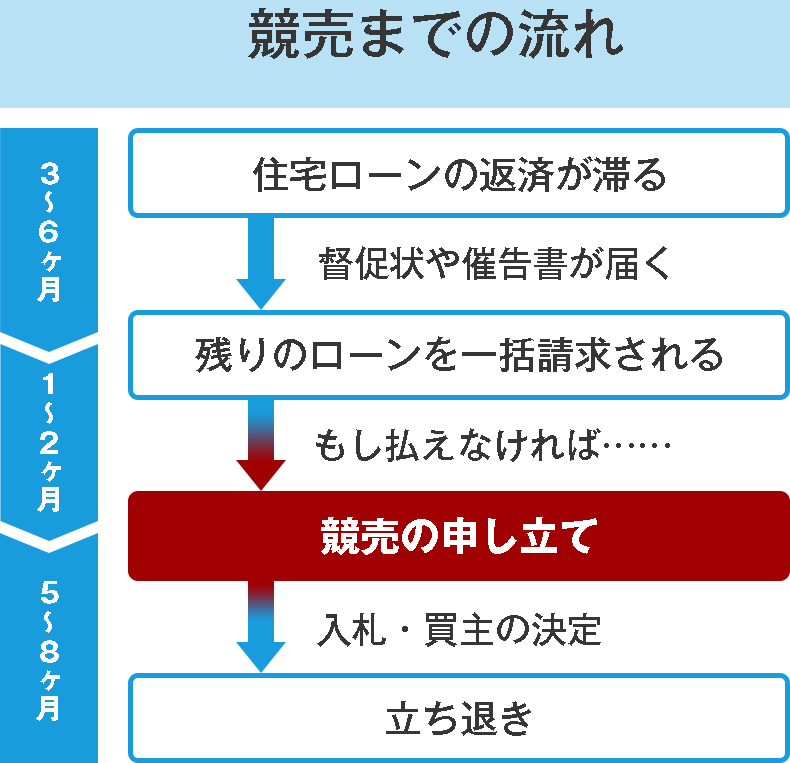
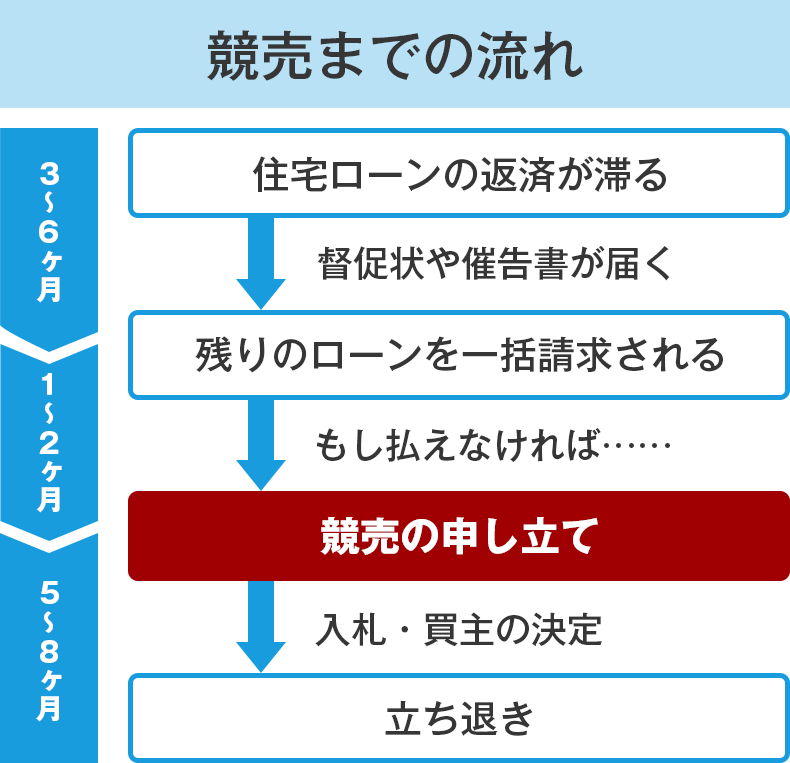
Layers edited between the first and the second 790 × 763 image:
painted on "競売までの流れ" over [207, 8, 623, 81]
painted on "3" over [40, 162, 59, 185]
painted on "〜" (1st of 3, in "3〜6ヶ月") over [45, 191, 53, 213]
painted on "6" over [39, 220, 58, 243]
painted on "ヶ月" (1st of 3, in "3〜6ヶ月") over [36, 250, 62, 303]
painted on "3〜6ヶ月" (2nd of 4, in "3〜6ヶ月") over [0, 325, 49, 352]
painted on "住宅ローンの返済が滞る" (2nd of 2, in "住宅ローンの返済が滞る") over [252, 156, 666, 193]
painted on "督促状や催告書が届く" over [317, 246, 670, 281]
painted on "１" over [42, 373, 53, 395]
painted on "〜" (2nd of 3, in "1〜2ヶ月") over [45, 402, 53, 424]
painted on "２" over [39, 431, 59, 454]
painted on "ヶ月" (2nd of 3, in "1〜2ヶ月") over [36, 460, 62, 513]
painted on "残りのローンを一括請求される" (2nd of 2, in "残りのローンを一括請求される") over [195, 336, 723, 373]
painted on "もし払えなければ……" over [316, 428, 670, 462]
painted on "5" over [40, 581, 59, 604]
renamed "〜 のコピー" to "〜", painted on it over [44, 611, 53, 633]
painted on "8" over [40, 640, 59, 663]
renamed "ヶ月 のコピー" to "ヶ月", painted on it over [36, 669, 62, 722]
painted on "競売の申し立て" (2nd of 2, in "競売の申し立て") over [320, 517, 598, 555]
painted on "入札・買主の決定" over [315, 612, 602, 647]
painted on "立ち退き" (2nd of 2, in "立ち退き") over [385, 700, 533, 736]
